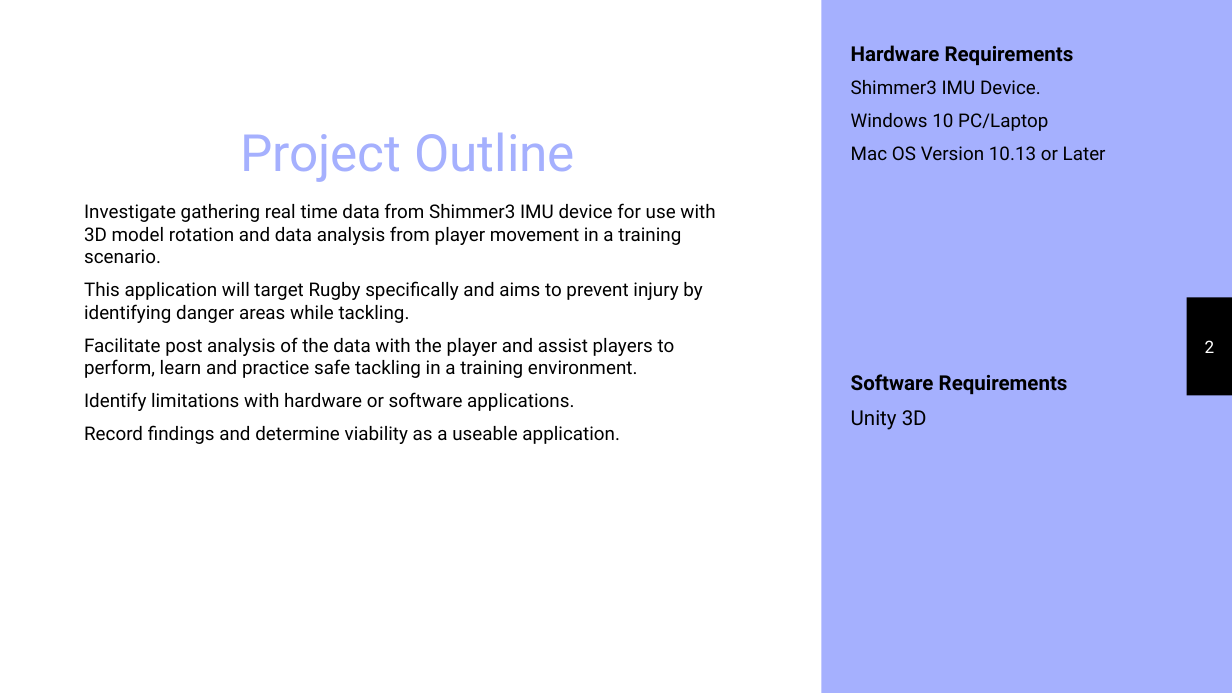
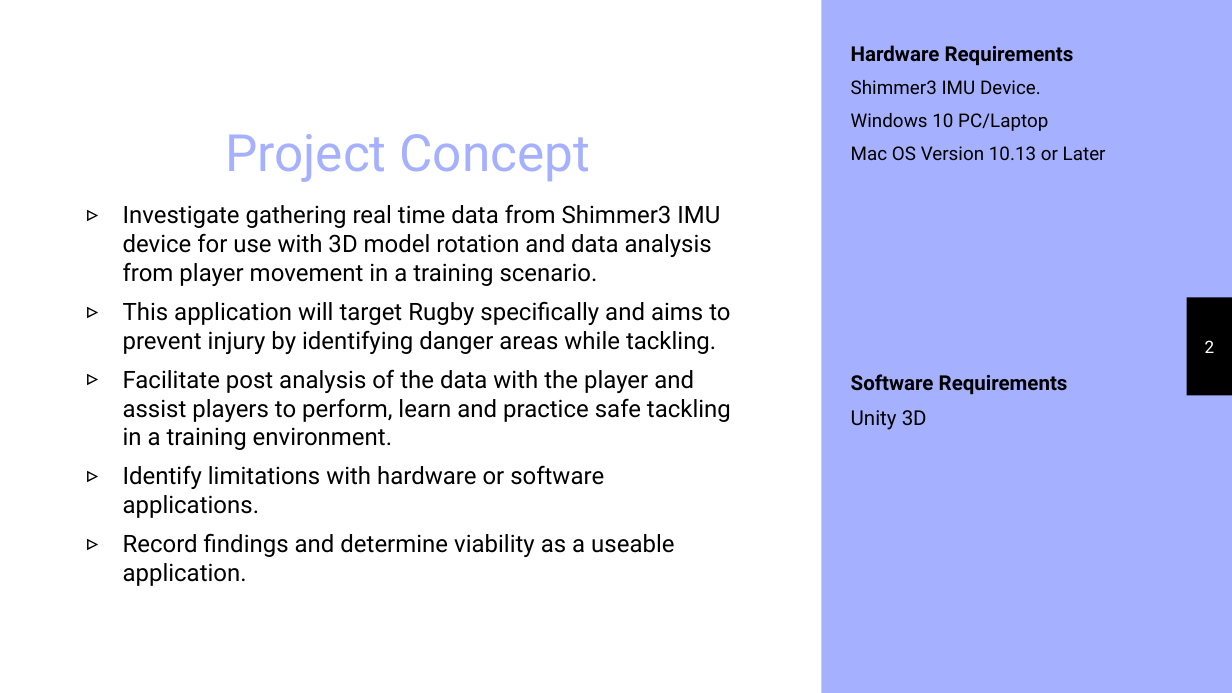
Before and after one commit to SerjiVutinss/Unity_IMU_ImpactAndRotation, a slide deck: slide 2 of SubmissionMaterials/Shimmer Research Presentation.pptx. Drawn at 1232x693 pixels with LibreOffice and Linux fonts; fonts in the diff are those of the drawing. Boxes give left, top, right and bottom in pixels: in the first picture for what was removed or moved away, otherwise in the second. Text is boxed around its words. In the diff, an @@ line names an element or a change of style, - is before the commit and + after.

Commit message:
complete powerpoint update

```diff
--- a/SubmissionMaterials/Shimmer Research Presentation.pptx
+++ b/SubmissionMaterials/Shimmer Research Presentation.pptx
@@ title at (x1=225, y1=134, x2=590, y2=182): text changed @@
-Project Outline
+Project Concept
@@ text "Investigate gathering real time data ..." at (x1=123, y1=204, x2=731, y2=586): size 11 to 14 pt; bullet none to ▹ @@
```
Also in this commit, not shown: 2 other slides changed.
